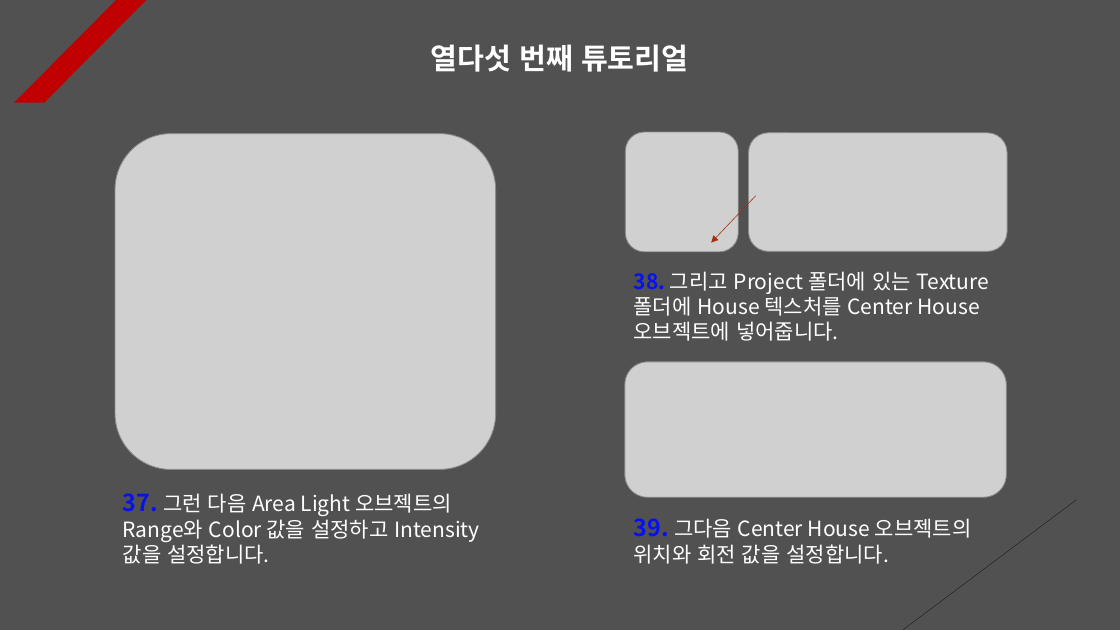
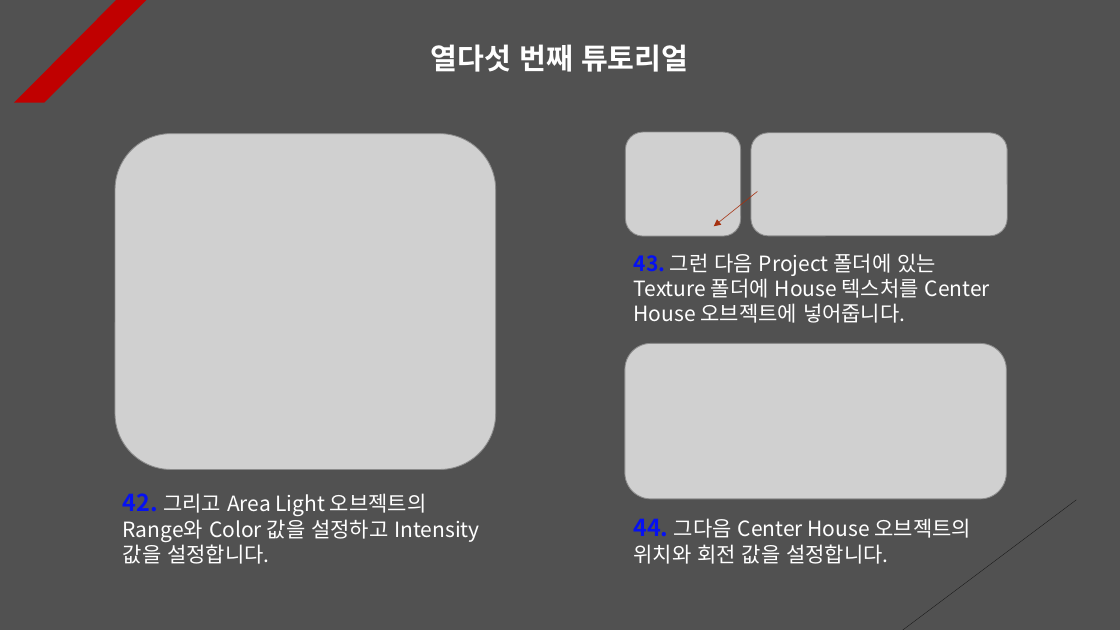
Before and after one commit to Unity2033/3D-UnityEngine, a slide deck: slide 15 of Assets/Light/PPT Data/Light Example.pptx. Drawn at 1120x630 pixels with LibreOffice and Linux fonts; fonts in the diff are those of the drawing; grey boxes stand for pictures. Boxes give left, top, right and bottom in pixels: in the first picture for what was removed or moved away, otherwise in the second. Text is boxed around its words. In the diff, an @@ line names an element or a change of style, - is before the commit and + after.

Commit message:
Light Tutorial Renewal
- Implemented to continuously
  increase the value of mass during
  physical collision

- Each PPT Data update

```diff
--- a/Assets/Light/PPT Data/Light Example.pptx
+++ b/Assets/Light/PPT Data/Light Example.pptx
@@ picture: place and size @@
-picture at bbox=[626, 132, 739, 252]
+picture at bbox=[626, 132, 741, 236]
@@ picture: place and size @@
-picture at bbox=[749, 133, 1007, 251]
+picture at bbox=[751, 133, 1007, 236]
@@ arrow moved from (756, 196) - (712, 243) to (758, 192) - (714, 226) @@
@@ text at bbox=[634, 253, 990, 323]: text changed @@
-38. 그리고 Project 폴더에 있는 Texture 폴더에 House 텍스처를 Center House 오브젝트에 넣어줍니다.
+43. 그런 다음 Project 폴더에 있는 Texture 폴더에 House 텍스처를 Center House 오브젝트에 넣어줍니다.
@@ picture: place and size @@
-picture at bbox=[625, 362, 1007, 497]
+picture at bbox=[625, 344, 1007, 499]
@@ text at bbox=[123, 493, 479, 564]: text changed @@
-37. 그런 다음 Area Light 오브젝트의 Range와 Color 값을 설정하고 Intensity 값을 설정합니다.
+42. 그리고 Area Light 오브젝트의 Range와 Color 값을 설정하고 Intensity 값을 설정합니다.
@@ text at bbox=[633, 518, 972, 564]: text changed @@
-39. 그다음 Center House 오브젝트의 위치와 회전 값을 설정합니다.
+44. 그다음 Center House 오브젝트의 위치와 회전 값을 설정합니다.
```
Also in this commit, not shown: 16 other slides changed, 9 other files.
